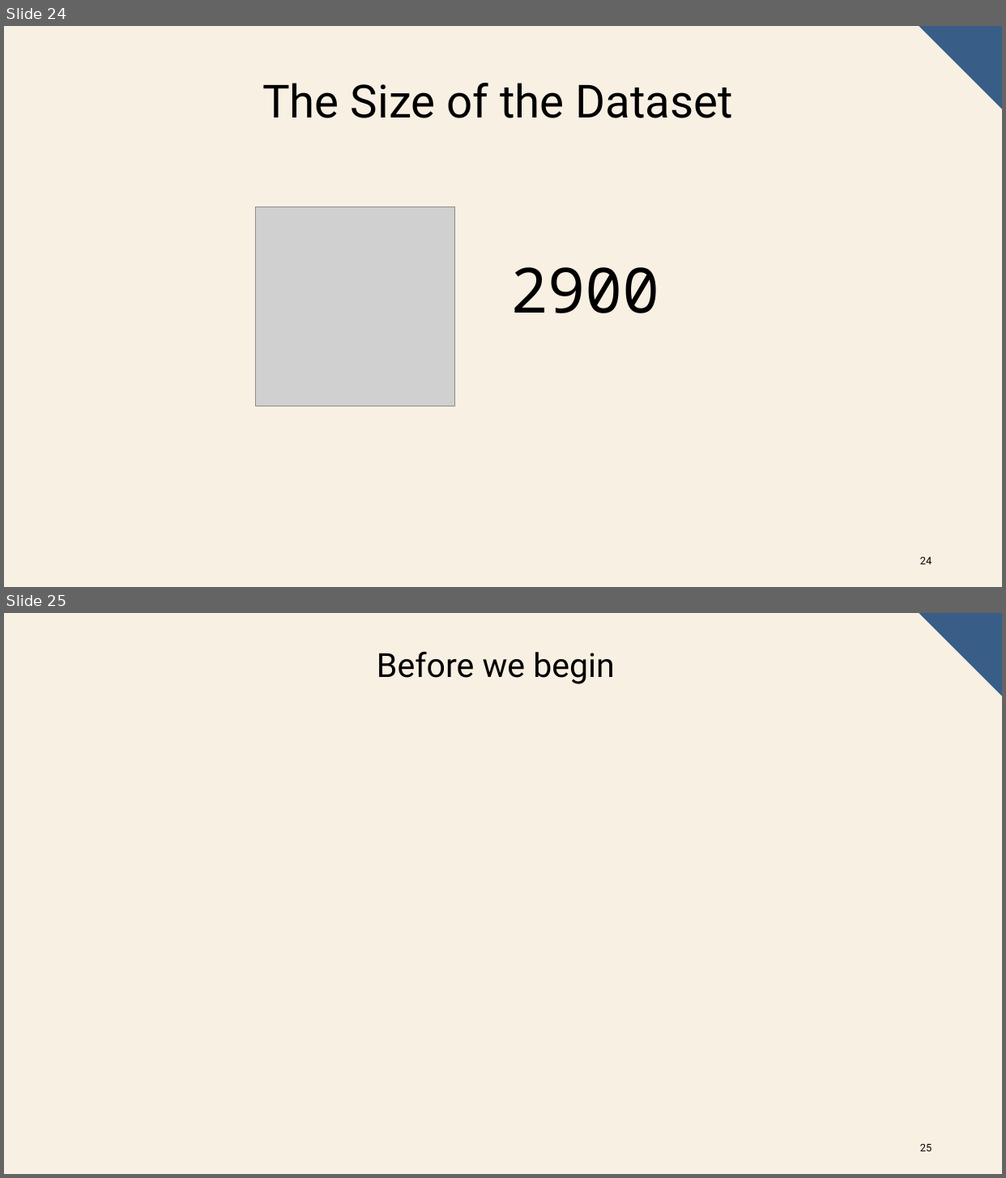
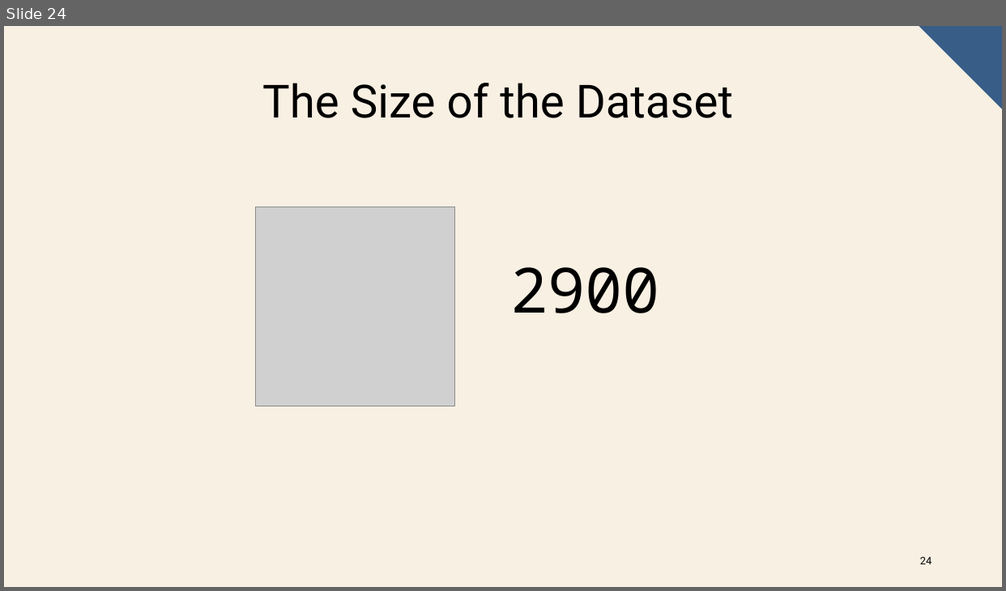
Before and after one commit to AndrewDarnall/Intro-Extro-Scope, a slide deck: docs/ccbd_project_presentation.pptx. Shown one above the other, each under a label of ours: slides 24 and 25 before the commit, slide 24 after it. The pictures are 1006x1178 and 1006x591 pixels, drawn with LibreOffice and Linux fonts; fonts in the diff are those of the drawing; grey boxes stand for pictures. Boxes give left, top, right and bottom in pixels: in the first picture for what was removed or moved away, otherwise in the second. Text is boxed around its words. In the diff, an @@ line names an element or a change of style, - is before the commit and + after.

```diff
--- a/docs/ccbd_project_presentation.pptx
+++ b/docs/ccbd_project_presentation.pptx
@@ slide 25 removed at [4, 613, 1002, 1174], background #F8F0E3; not listed: 1 template element that a slide beside it also shows @@
@@ text removed at [377, 651, 615, 684] @@
-Before we begin
@@ page number removed at [920, 1144, 931, 1152] @@
-25
```
Also in this commit, not shown: 14 slides added, 1 other file.
